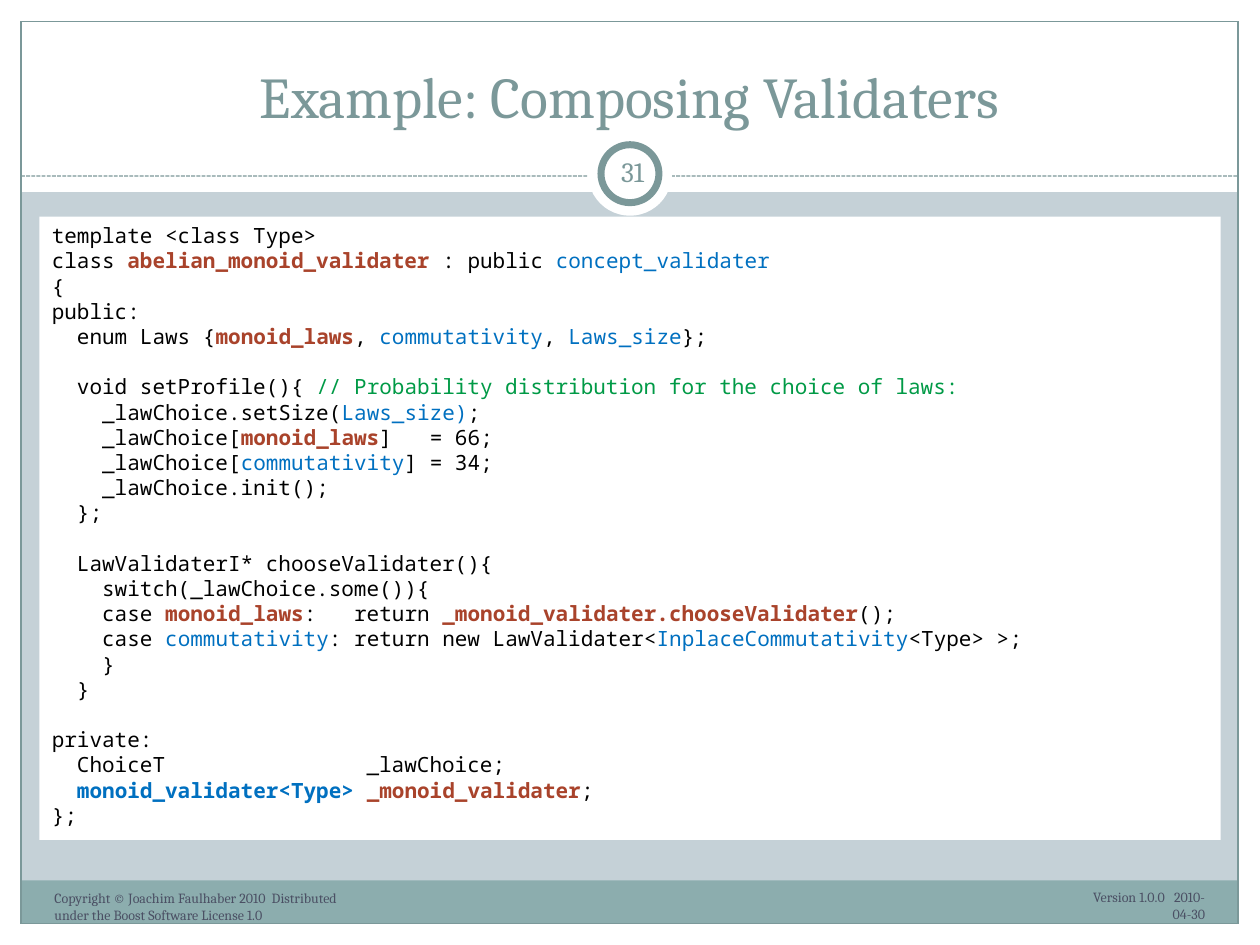
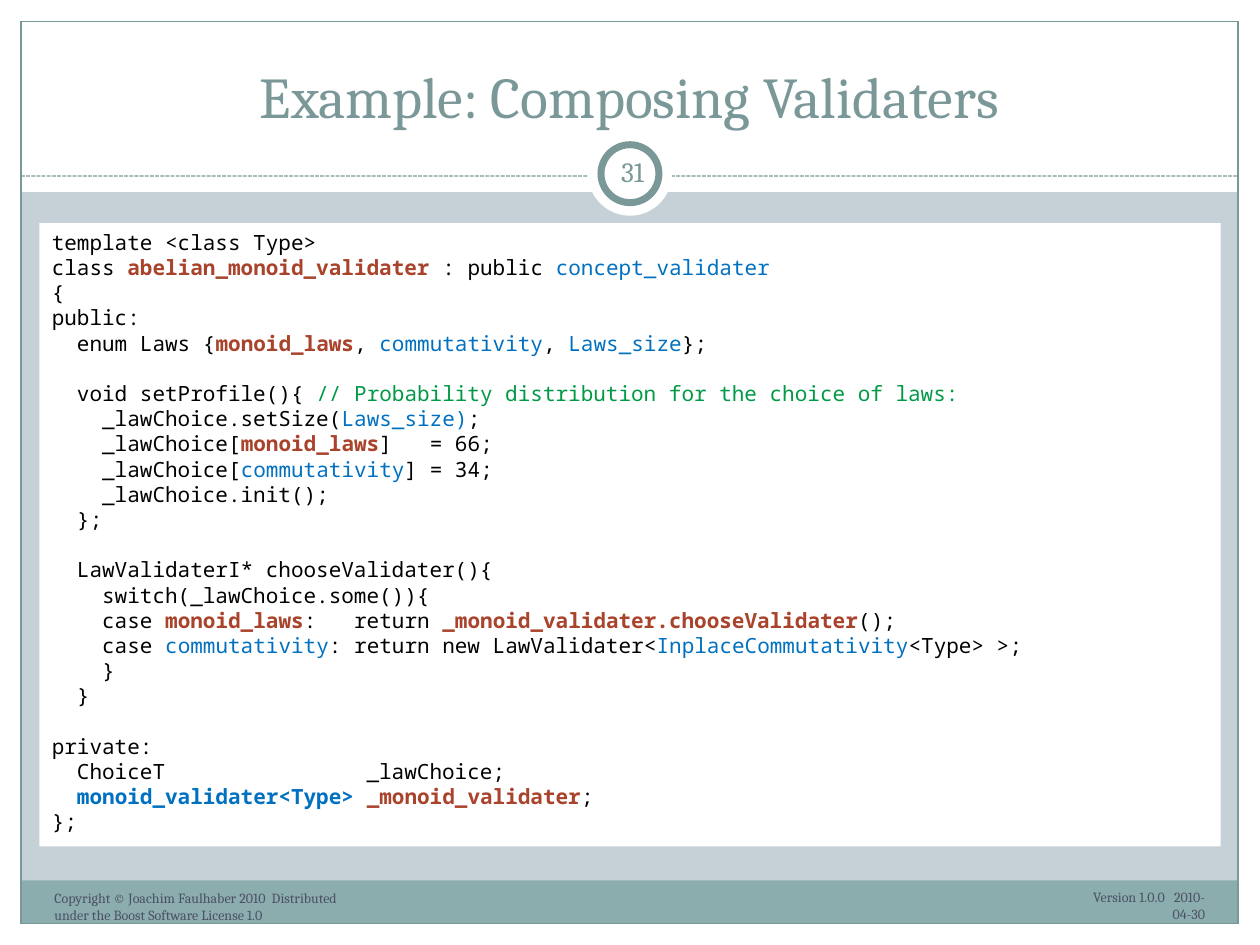
Before and after one commit to ryppl/boost-history, a slide deck: slide 31 of itl/libs/validate/doc/boostcon2010/BoostAlabaster.pptx. Drawn at 1260x945 pixels with LibreOffice and Linux fonts; fonts in the diff are those of the drawing. Boxes give left, top, right and bottom in pixels: in the first picture for what was removed or moved away, otherwise in the second. Text is boxed around its words. In the diff, an @@ line names an element or a change of style, - is before the commit and + after.

Commit message:
Modified presentation Boost.Alabaster. Added example driver.
SVN-Revision: 61742

```diff
--- a/itl/libs/validate/doc/boostcon2010/BoostAlabaster.pptx
+++ b/itl/libs/validate/doc/boostcon2010/BoostAlabaster.pptx
@@ rectangle "template <class Type>": place and size @@
-rectangle "template <class Type>" at bbox=[39, 217, 1221, 840]
+rectangle "template <class Type>" at bbox=[39, 223, 1221, 847]
```
Also in this commit, not shown: 2 other slides changed, 1 other file.
